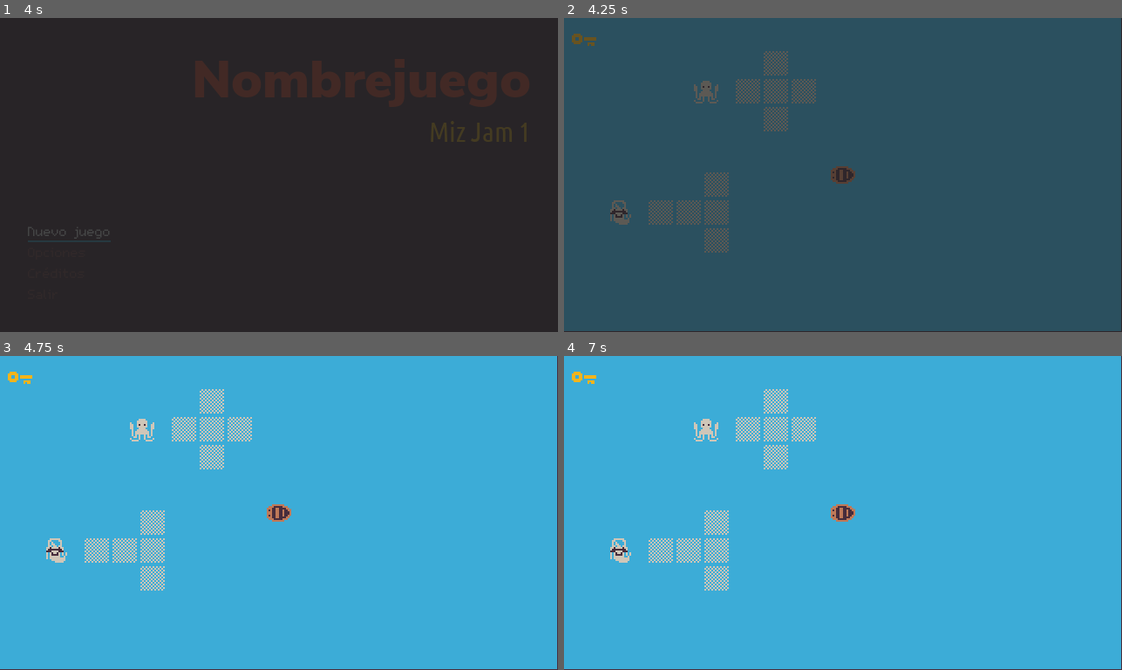
Above: before the commit, frames 1-4 (two rows, left to right).
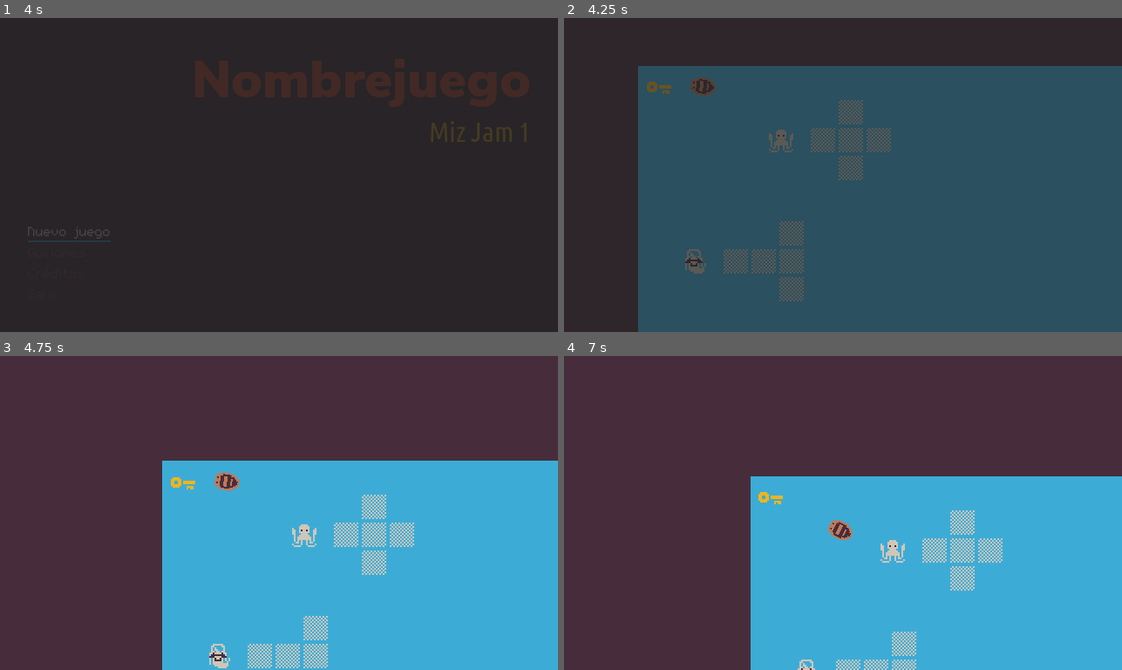
Above: after the commit, the same moments.

Repository: Perro-Viejo/miz-jam-1
Game: Godot game, scene res://src/Game/Game.tscn
Same seed, same stepped clock (60 frames per second), same inputs: the game is played once before the commit and once after it. Sound files missing from this copy of the repository are replaced by a short silence.
Inputs:
- Up to frame 1 (4 s): click "Nuevo juego" at 0.5 s; click "Nuevo juego" at 1.25 s; click "Créditos" at 2 s; click "Opciones" at 2.75 s; tap Enter (ui_accept) at 3.5, 3.77 s; hold D (Right) from 3.53 s (still down); tap X (Drop) at 3.6 s
- Up to frame 2 (4.25 s): keep holding D (Right)
- Up to frame 3 (4.75 s): release D (Right) at 4.28 s; hold S (Down) from 4.28 s (still down); tap Z (Grab) at 4.35 s; tap Enter (ui_accept) at 4.52 s
- Up to frame 4 (7 s): release S (Down) at 5.03 s; hold D (Right) 5.03-5.78 s; hold J (Journal) 5.03-5.78 s; hold W (Up) 5.78-6.53 s; tap X (Drop) at 5.85 s; tap Enter (ui_accept) at 6.02, 6.77 s; hold A (Left) from 6.53 s (still down); tap Z (Grab) at 6.6 s

Frame 1 is identical in both runs. In frame 2, 31% of the frame differs, in the area x 0-100%, y 0-100%; in frame 3, 55%; in frame 4, 61%.

Commit message:
Adding winning condition

Diff:
--- a/game/src/Characters/Player/Player.gd
+++ b/game/src/Characters/Player/Player.gd
@@ -16,7 +16,7 @@
 var motion = Vector2.ZERO
 var velocity = Vector2.ZERO
 
-var is_control_active = false
+var is_control_active = true
 
 func _ready() -> void:
 	Event.connect('set_control_active', self, '_set_control_active')
--- a/game/src/Characters/Player/Player.tscn
+++ b/game/src/Characters/Player/Player.tscn
@@ -137,3 +137,4 @@
 
 [node name="Inventory" type="Node" parent="."]
 script = ExtResource( 5 )
+max_size = 3
--- a/game/src/Inventory/Inventory.gd
+++ b/game/src/Inventory/Inventory.gd
@@ -13,12 +13,14 @@
 			_inventory[item.name] = [item]
 		item.container = self
 		_current_size += item.size
+		print(_current_size)
 		on_item_added(item)
 		return true
 
 	return false
 
 func add_to_inventory(item) -> bool:
+	print(item.get_type())
 	if item.is_type("Item"):
 		return _add_item_to_inventory(item)
 	else:
@@ -52,3 +54,6 @@
 
 func on_item_removed(item) -> void:
 	pass
+
+func get_current_size() -> int:
+	return _current_size
--- /dev/null
+++ b/game/src/Levels/ImportantAreas/StartArea.gd
@@ -0,0 +1,15 @@
+extends Area2D
+
+# Called when the node enters the scene tree for the first time.
+func _ready():
+	pass # Replace with function body.
+
+func _on_body_entered(body: Node) -> void:
+	print(body.name)
+	if body.name != 'Player':
+		return
+
+	print(body.get_node("./Inventory").get_current_size())
+
+	if body.get_node("./Inventory").get_current_size() > 0:
+		owner.on_win()
--- a/game/src/Levels/ImportantAreas/StartArea.tscn
+++ b/game/src/Levels/ImportantAreas/StartArea.tscn
@@ -1,10 +1,14 @@
-[gd_scene load_steps=2 format=2]
+[gd_scene load_steps=3 format=2]
+
+[ext_resource path="res://src/Levels/ImportantAreas/StartArea.gd" type="Script" id=1]
 
 [sub_resource type="RectangleShape2D" id=1]
 
 [node name="StartArea" type="Area2D"]
+script = ExtResource( 1 )
 
 [node name="CollisionShape2D" type="CollisionShape2D" parent="."]
 shape = SubResource( 1 )
 
 [node name="PlayerStartPosition" type="Position2D" parent="."]
+[connection signal="body_entered" from="." to="." method="_on_body_entered"]
--- a/game/src/Levels/ImportantAreas/TreasureArea.tscn
+++ b/game/src/Levels/ImportantAreas/TreasureArea.tscn
@@ -15,5 +15,6 @@
 
 [node name="Treasure" type="Node" parent="."]
 script = ExtResource( 2 )
+size = 2
 item_name = "key"
 [connection signal="body_entered" from="." to="." method="_on_body_entered"]
--- a/game/src/Levels/LaMar.gd
+++ b/game/src/Levels/LaMar.gd
@@ -1,4 +1,11 @@
 extends Node2D
 
+onready var _player = $Player
+onready var _start_area = $StartArea
+
 func _ready():
+	_player.global_position = _start_area.get_node("./PlayerStartPosition").global_position
+
+func on_win():
+	print("Won level")
 	pass
--- a/game/src/Levels/LaMar.tscn
+++ b/game/src/Levels/LaMar.tscn
@@ -36,4 +36,4 @@
 position = Vector2( 11.7567, 12.2754 )
 
 [node name="StartArea" parent="." instance=ExtResource( 8 )]
-position = Vector2( 308.442, 169.09 )
+position = Vector2( 37.1721, 11.9296 )
